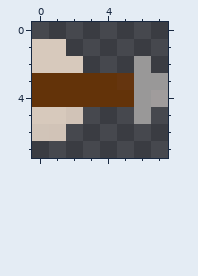
A pixel-art sprite gets an edit: client_pygame/ArrowRight.png. Above is the file before it was changed.
The file is 8x8 pixels. Pixels under 10% opacity are left out. Colours within 5 levels of each other are drawn and written as one.
And afterwards:
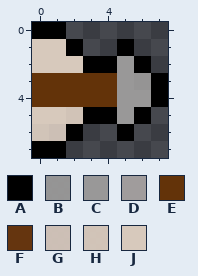
Palette (. is transparent): A #000000  B #999898f4  C #999898  D #a09c9cfe  E #633309  F #65350f  G #d1c3b9f7  H #d7c9bcf5  J #d7c9bc
Author's note on the commit: Outlined arrow graphic Let me know how it looks
From old to new:
y 0: x 0..1 .. -> AA
y 1: x 2 . -> A; x 5 . -> A
y 2: x 3..6 ...C -> AACA
y 3: x 5..7 FCC -> CBA
y 4: x 5 E -> C; x 7 D -> A
y 5: x 3..6 ...C -> AACA
y 6: x 1..2 H. -> GA; x 5 . -> A
y 7: x 0..1 .. -> AA
